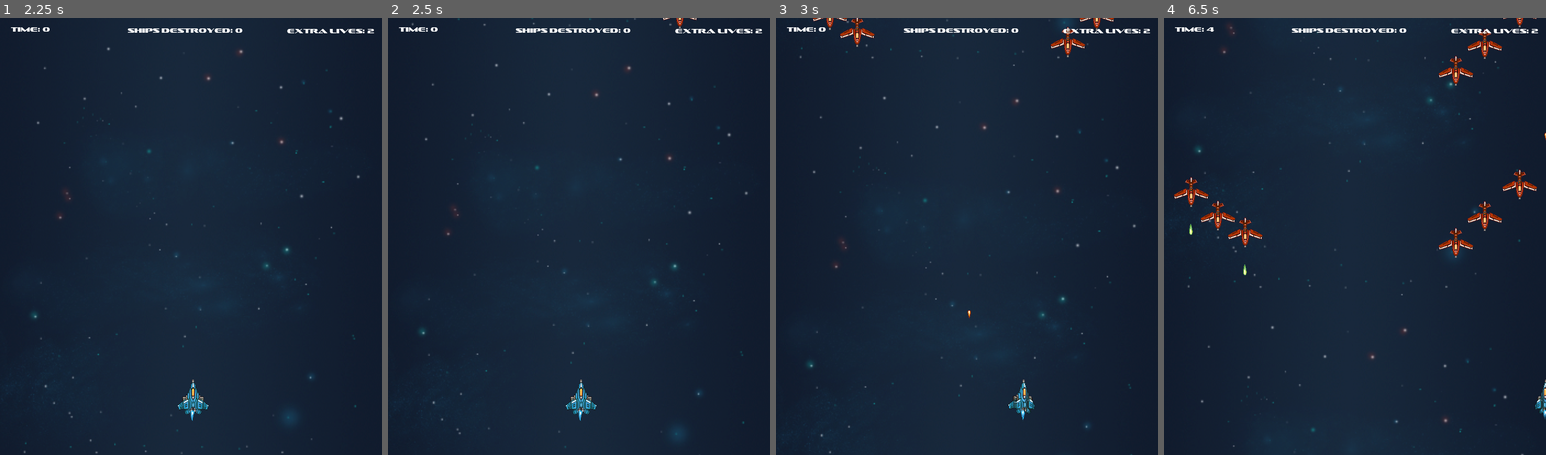
Above: before the commit, frames 1-4 (left to right).
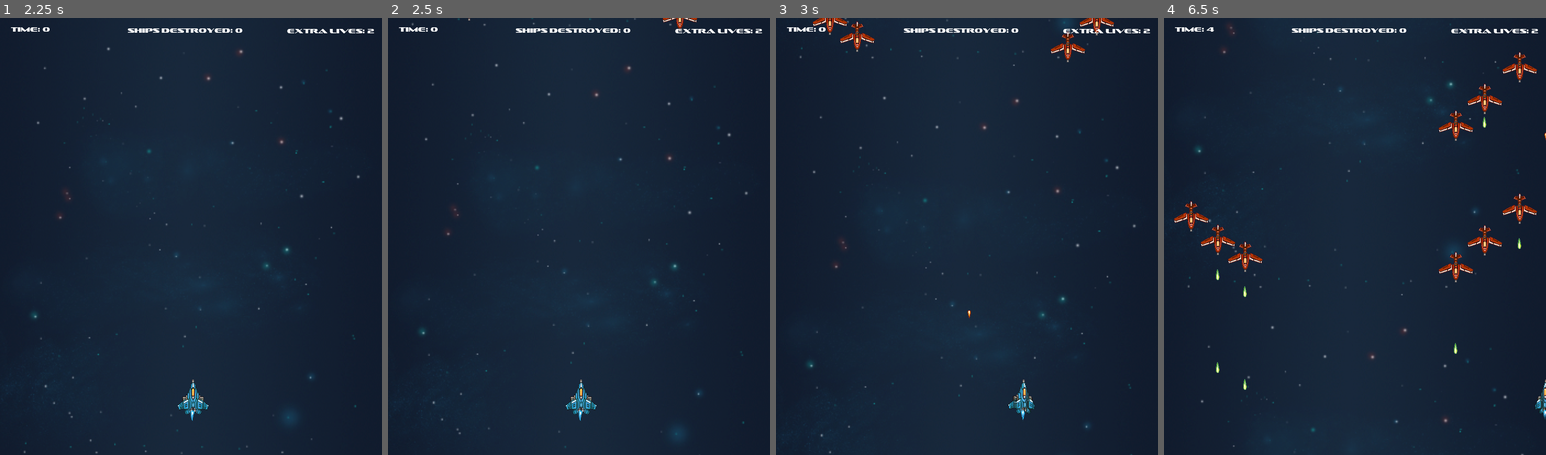
Above: after the commit, the same moments.

Repository: jdibble21/FP-Space-Odyssey
Game: Godot game, scene res://src/Menu.tscn
Two runs of this game, one before a commit and one after it. Both use one fixed random seed, a clock stepped at 60 frames per second and the inputs below. Sound files missing from this copy of the repository are replaced by a short silence.
Inputs (mouse positions are in pixels of both pictures, inside the frame that each line leads up to):
- Up to frame 1 (2.25 s): click "PLAY!" at 0.5 s; click "PLAY!" at 1.25 s; click "Level One" at 2 s
- Up to frame 2 (2.5 s): no input
- Up to frame 3 (3 s): move the mouse to (1051, 214) at 2.77 s; press the mouse at (1051, 214) at 2.78 s; hold D (move_right) from 2.78 s (still down)
- Up to frame 4 (6.5 s): move the mouse to (1278, 258) at 3.52 s; release D (move_right) at 3.53 s; release the mouse at (1278, 258) at 3.53 s; hold S (move_down) 3.53-4.28 s; click (1278, 258) at 3.6 s; move the mouse to (1393, 140) at 4.27 s; press the mouse at (1393, 140) at 4.28 s; hold D (move_right) 4.28-5.03 s; move the mouse to (1335, 323) at 5.02 s; release the mouse at (1335, 323) at 5.03 s; hold W (move_up) 5.03-5.78 s; click (1335, 323) at 5.1 s; move the mouse to (1469, 302) at 5.77 s; press the mouse at (1469, 302) at 5.78 s; hold A (move_left) from 5.78 s (still down)

Frame 1 is identical in both runs. In frame 2, less than 0.1% of the frame differs, in the area x 21-81%, y 0-3%; in frame 3, 1.0%; in frame 4, 3.7%, in the area x 2-98%, y 0-86%.

Commit message:
Refactor ships destroyed tracking stat

Diff:
--- a/project/src/LevelOne/LevelOne.gd
+++ b/project/src/LevelOne/LevelOne.gd
@@ -16,6 +16,7 @@
 onready var _menu_scene := load("res://src/Menu.tscn")
 onready var _gameplay_scene = load("res://src/LevelOne/LevelOne.tscn")
 
+
 func _ready():
 # warning-ignore:return_value_discarded
 	$Player.connect("player_defeated",self,"_on_player_defeat")
@@ -26,6 +27,7 @@
 # warning-ignore:return_value_discarded
 	$ShipSpawns.connect("boss_released",self,"_boss_setup")
 # warning-ignore:return_value_discarded
+	$ShipSpawns.connect("ship_destroyed",self,"_add_score")
 	$LevelOneBoss.connect("boss_defeated",self,"_on_level_complete")
 	$Player.current_pos = $PlayerSpawn.position
 	$PauseMenu/PausePanel.hide()
@@ -85,7 +87,7 @@
 	$LevelCompleteMenu/WinSound.play()
 	$LevelCompleteMenu/CompletePanel.show()
 	$Player.set_process(false)
-	$LevelCompleteMenu/CompletePanel/RegularDestroyedLabel.text = _ships_destroyed
+	$LevelCompleteMenu/CompletePanel/RegularDestroyedLabel.text = "Total Ships Destroyed: " +str(_ships_destroyed)
 
 
 func _activate_cheats():
--- a/project/src/LevelOne/LevelOne.tscn
+++ b/project/src/LevelOne/LevelOne.tscn
@@ -44,7 +44,7 @@
 _advanced_ship = ExtResource( 12 )
 
 [node name="FormationSpawnTimer" type="Timer" parent="ShipSpawns"]
-wait_time = 3.0
+wait_time = 2.25
 autostart = true
 
 [node name="HazardTimer" type="Timer" parent="."]
--- a/project/src/LevelOne/LevelOneShipSpawns.gd
+++ b/project/src/LevelOne/LevelOneShipSpawns.gd
@@ -3,6 +3,7 @@
 extends Node
 
 signal boss_released
+signal ship_destroyed
 
 const MAX_FORMATIONS := 8
 
@@ -59,14 +60,13 @@
 func _on_FormationSpawnTimer_timeout():
 	print("formation num: " + str(formation_num))
 	formation_num += 1
-	if formation_num == 7:
-		$FormationSpawnTimer.wait_time = 2.5
 	# Every timer timeout, a random formation is selected and spawned
-	var _new_formation_num := randi()%3+1
-	_spawn_basic_ship_formation(_get_formation(_new_formation_num))
-	if formation_num >= 7:
+	if formation_num < MAX_FORMATIONS:
+		var _new_formation_num := randi()%3+1
+		_spawn_basic_ship_formation(_get_formation(_new_formation_num))
+	if formation_num == MAX_FORMATIONS:
 		_spawn_advanced_ship_formation()
-	if formation_num >= MAX_FORMATIONS:
+	if formation_num >= MAX_FORMATIONS+1:
 		remove_child($FormationSpawnTimer)
 		_spawn_levelone_boss()
 		return
@@ -80,6 +80,9 @@
 	root_attach.call_deferred("add_child",_ship_one)
 	root_attach.call_deferred("add_child",_ship_two)
 	root_attach.call_deferred("add_child",_ship_three)
+	_ship_one.connect("destroyed",self,"_on_ship_destroyed")
+	_ship_two.connect("destroyed",self,"_on_ship_destroyed")
+	_ship_three.connect("destroyed",self,"_on_ship_destroyed")
 	_ship_one.position = Vector2(formation["pos1"][0],formation["pos1"][1])
 	_ship_two.position = Vector2(formation["pos2"][0],formation["pos2"][1])
 	_ship_three.position = Vector2(formation["pos3"][0],formation["pos3"][1])
@@ -100,3 +103,6 @@
 
 func _spawn_levelone_boss():
 	emit_signal("boss_released")
+
+func _on_ship_destroyed():
+	emit_signal("ship_destroyed")
--- a/project/src/Menu.gd
+++ b/project/src/Menu.gd
@@ -10,8 +10,6 @@
 
 func _ready():
 	$MenuMusic.play()
-	$BossShip/Exhaust1.play("active")
-	$BossShip/Exhaust2.play("active")
 	$LevelSelectPanel.hide()
 	$OptionsPanel.hide()
 	AudioServer.set_bus_volume_db(_music_bus,-8.0)
@@ -24,9 +22,6 @@
 
 func _on_SpriteFlyByTimer_timeout():
 	$AnimationPlayer.play("flyby")
-	#yield(get_node("AnimationPlayer"), "animation_finished")
-	#$AnimationPlayer.play("boss_ship")
-	yield(get_node("AnimationPlayer"),"animation_finished")
 
 
 func _on_LevelOneButton_pressed():
--- a/project/src/Menu.tscn
+++ b/project/src/Menu.tscn
@@ -1,13 +1,10 @@
-[gd_scene load_steps=16 format=2]
+[gd_scene load_steps=11 format=2]
 
 [ext_resource path="res://assets/PixelSpaceRage/PixelBackgroundSeamless.png" type="Texture" id=1]
 [ext_resource path="res://assets/PixelSpaceRage/256px/menu_sprite_1.png" type="Texture" id=2]
 [ext_resource path="res://assets/PixelSpaceRage/256px/menu_sprite.png" type="Texture" id=3]
 [ext_resource path="res://src/Menu.gd" type="Script" id=4]
-[ext_resource path="res://assets/PixelSpaceRage/256px/Exhaust_Frame_04_png_processed.png" type="Texture" id=5]
 [ext_resource path="res://assets/sound_assets/416488__vabsounds__arcadeauto.ogg" type="AudioStream" id=6]
-[ext_resource path="res://assets/PixelSpaceRage/256px/Exhaust_Frame_05_png_processed.png" type="Texture" id=7]
-[ext_resource path="res://assets/boss_assets/destroyer.png" type="Texture" id=8]
 [ext_resource path="res://src/OptionsPanel.tscn" type="PackedScene" id=9]
 [ext_resource path="res://assets/font_assets/sofachrome.regular.ttf" type="DynamicFontData" id=10]
 
@@ -17,18 +14,6 @@
 
 [sub_resource type="Animation" id=2]
 length = 7.0
-tracks/0/type = "value"
-tracks/0/path = NodePath("BossShip:position")
-tracks/0/interp = 1
-tracks/0/loop_wrap = true
-tracks/0/imported = false
-tracks/0/enabled = true
-tracks/0/keys = {
-"times": PoolRealArray( 0, 7 ),
-"transitions": PoolRealArray( 1, 1 ),
-"update": 0,
-"values": [ Vector2( 350.646, -124.939 ), Vector2( 350.64, 930.215 ) ]
-}
 
 [sub_resource type="Animation" id=3]
 length = 3.5
@@ -68,22 +53,6 @@
 "update": 0,
 "values": [ Vector2( -62.2957, 198 ), Vector2( 752.983, 198 ) ]
 }
-
-[sub_resource type="SpriteFrames" id=4]
-animations = [ {
-"frames": [ ExtResource( 5 ), ExtResource( 7 ) ],
-"loop": true,
-"name": "active",
-"speed": 15.0
-} ]
-
-[sub_resource type="SpriteFrames" id=5]
-animations = [ {
-"frames": [ ExtResource( 5 ), ExtResource( 7 ) ],
-"loop": true,
-"name": "active",
-"speed": 15.0
-} ]
 
 [node name="MainMenu" type="CanvasLayer"]
 script = ExtResource( 4 )
@@ -222,32 +191,6 @@
 [node name="AnimationPlayer" type="AnimationPlayer" parent="."]
 anims/boss_ship = SubResource( 2 )
 anims/flyby = SubResource( 3 )
-
-[node name="BossShip" type="Sprite" parent="."]
-position = Vector2( 350.646, -124.939 )
-scale = Vector2( 0.5, 0.5 )
-texture = ExtResource( 8 )
-__meta__ = {
-"_edit_group_": true
-}
-
-[node name="Exhaust1" type="AnimatedSprite" parent="BossShip"]
-position = Vector2( 63.4058, -176.389 )
-scale = Vector2( 2.5, 2.5 )
-frames = SubResource( 4 )
-animation = "active"
-flip_v = true
-
-[node name="Exhaust2" type="AnimatedSprite" parent="BossShip"]
-position = Vector2( -67.0151, -176.504 )
-scale = Vector2( 2.5, 2.5 )
-frames = SubResource( 5 )
-animation = "active"
-flip_v = true
-
-[node name="BossShipTimer" type="Timer" parent="."]
-wait_time = 10.0
-autostart = true
 [connection signal="pressed" from="PlayButton" to="." method="_on_PlayButton_pressed"]
 [connection signal="pressed" from="OptionsButton" to="." method="_on_OptionsButton_pressed"]
 [connection signal="pressed" from="LevelSelectPanel/LevelOneButton" to="." method="_on_LevelOneButton_pressed"]
--- a/project/src/Player/Player.gd
+++ b/project/src/Player/Player.gd
@@ -5,7 +5,7 @@
 signal cheats_enabled
 signal player_hit
 signal player_defeated
-signal enemy_destroyed
+
 
 export (PackedScene) var Bullet
 export (PackedScene) var PlasmaBullet
@@ -57,7 +57,7 @@
 
 func _fire():
 	var first_b = Bullet.instance()
-	first_b.connect("hit_enemy",self,"_on_enemy_destroyed")
+	#first_b.connect("hit_enemy",self,"_on_enemy_destroyed")
 	owner.add_child(first_b)
 	first_b.transform = $Muzzle.global_transform
 
@@ -65,11 +65,11 @@
 func _fire_auto_plasma():
 	$PlasmaShotSound.play()
 	var b = PlasmaBullet.instance()
-	b.connect("hit_enemy",self,"_on_enemy_destroyed")
+	#b.connect("hit_enemy",self,"_on_enemy_destroyed")
 	owner.add_child(b)
 	b.transform = $SpecialMuzzleOne.global_transform
 	var a = PlasmaBullet.instance()
-	a.connect("hit_enemy",self,"_on_enemy_destroyed")
+	#a.connect("hit_enemy",self,"_on_enemy_destroyed")
 	owner.add_child(a)
 	a.transform = $SpecialMuzzleTwo.global_transform
 
@@ -84,7 +84,7 @@
 		player_lives += 1
 	if area.is_in_group("hazard"):
 		emit_signal("player_hit")
-		$AnimationPlayer.play()
+		$AnimationPlayer.play("player_hit")
 		player_lives -= 1
 		if player_lives < 0:
 			set_process(false)
--- a/project/src/PowerUps/LifePowerUp.gd
+++ b/project/src/PowerUps/LifePowerUp.gd
@@ -4,12 +4,7 @@
 
 const SPEED := 100
 
-func _on_LifePowerUp_area_entered(area):
-	if area.is_in_group("player") and !area.is_in_group("used"):
-		$PickupSound.play()
-		$Sprite.hide()
-		add_to_group("used")
-
+var _used := false
 
 func _process(delta):
 	position += transform.y * SPEED * delta
@@ -17,5 +12,13 @@
 		queue_free()
 
 
+func _on_LifePowerUp_area_entered(area):
+	if area.is_in_group("player") and !_used:
+		print("picked up life!")
+		_used = true
+		$PickupSound.play()
+		$Sprite.hide()
+
+
 func _on_PickupSound_finished():
 	queue_free()
--- a/project/src/PowerUps/PlasmaPowerup.gd
+++ b/project/src/PowerUps/PlasmaPowerup.gd
@@ -3,6 +3,8 @@
 extends StaticBody2D
 
 const SPEED := 100
+
+var _used := false
 
 func _process(delta):
 	position += transform.y * SPEED * delta
@@ -11,10 +13,11 @@
 
 
 func _on_Area2D_area_entered(area):
-	if area.is_in_group("player") and !area.is_in_group("used"):
+	if area.is_in_group("player") and !_used:
+		print("picked up plasma!")
+		_used = true
 		$PickupSound.play()
 		$Sprite.hide()
-		add_to_group("used")
 
 
 func _on_PickupSound_finished():
--- a/project/src/Projectiles/PlayerStandardBullet.gd
+++ b/project/src/Projectiles/PlayerStandardBullet.gd
@@ -16,5 +16,4 @@
 
 func _on_PlayerStandardBullet_area_entered(area):
 	if area.is_in_group("enemy_ship") or area.is_in_group("hazard") and !area.is_in_group("enemy_bullet"):
-		emit_signal("hit_enemy")
 		queue_free()
--- a/project/src/StandardEnemies/StandardEnemyEasy.gd
+++ b/project/src/StandardEnemies/StandardEnemyEasy.gd
@@ -4,14 +4,13 @@
 extends KinematicBody2D
 
 signal destroyed
-const SPEED := 105
+const SPEED := 115
 
 export (PackedScene) var Bullet
 export (PackedScene) var HealthPowerup
 export (PackedScene) var PlasmaAttackPowerup
 
-var _initial_fire_delay := randi()%6+1
-var _fire_delay := randi()%8+2
+var _fire_delay := randi()%6+2
 var _powerup_drop_chance := randi()%12+1
 var _powerup_released := false
 var _time_elapsed := 0.0
